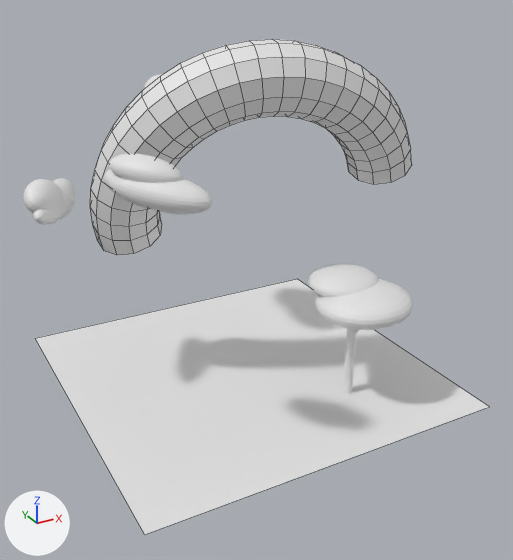
One commit to the Blender file Nicholas.blend: the scene before it, then after it.
Both versions are drawn from a 50 mm lens placed at (-17.1, -32.8, 22.1), pointed at (-0.1, -1.8, 6.6). Lighting does not change. The marker at lower left points along +X, +Y and +Z. Mesh edges are drawn as thin lines on the coarser meshes.
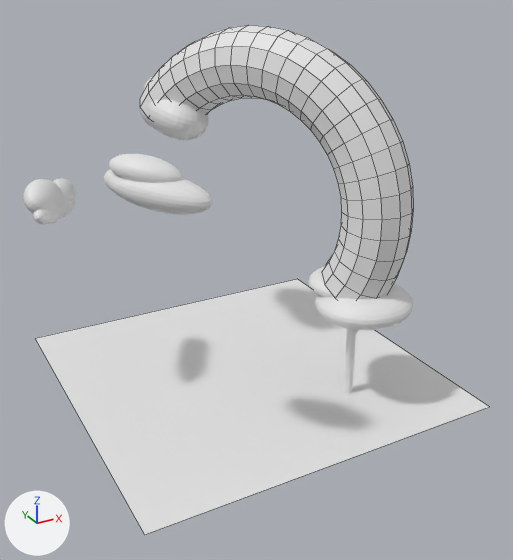
What differs and where, as boxes [x1, y1, x2, y2] in the pictures (513 x 560 px):
'Torus', turned: before [90, 39, 412, 255]; after [140, 25, 413, 299]
'Sphere.002', unchanged, uncovered by the edit: after [147, 100, 209, 140]
'Sphere.001', unchanged, covered by the edit: before [308, 264, 379, 297]; after [308, 266, 334, 297]

The change, as a diff of the scene's bpy script:
```diff
--- a/Nicholas.blend.py
+++ b/Nicholas.blend.py
@@ ob_torus @@
 ob_torus.location = (1.23, 0.61, 10.37)
-ob_torus.rotation_euler = (-1.208, -0.223, -0.322)  # degrees (-69, -13, -18)
+ob_torus.rotation_euler = (-1.602, 0.585, -1.079)  # degrees (-92, 34, -62)
 ob_torus.scale = (7.21, 7.21, 7.21)
```
